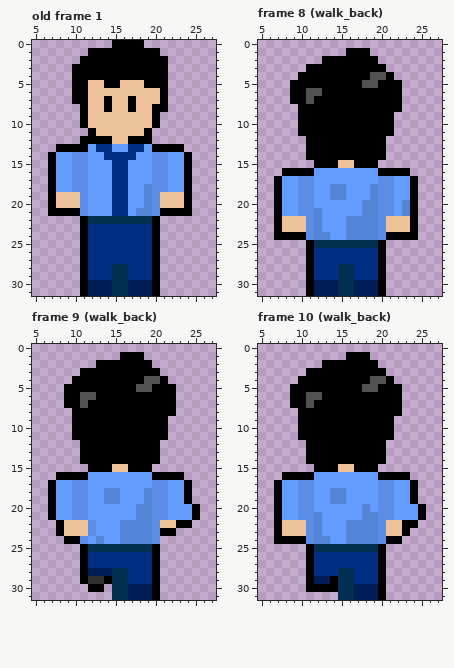
Two states of a pixel-art file, Art/Aseprite/Minseo.aseprite. Above, as it was before the edit.
32x32 pixels, 23 frames. Shown: old frame 1: x 5..27, y 0..31; frame 8 (walk_back): x 5..27, y 0..31; frame 9 (walk_back): x 5..27, y 0..31; frame 10 (walk_back): x 5..27, y 0..31. The commit also changed other frames, which this record leaves out.
After the commit:
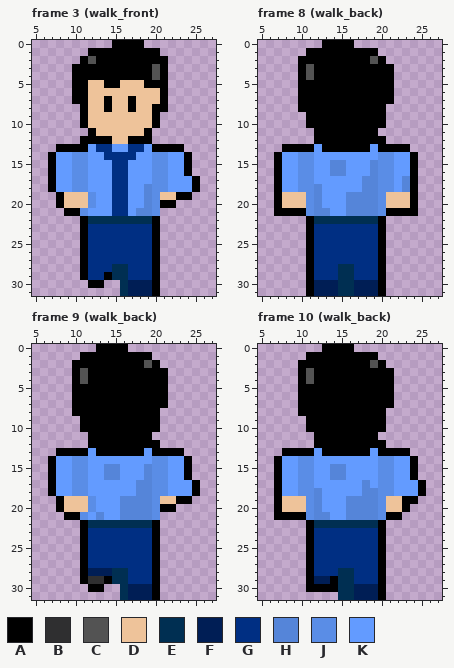
Palette (. is transparent): A #000000  B #2f2f30  C #535353  D #eec39a  E #002f52  F #001e55  G #002f83  H #5585d9  J #5a8de6  K #639bff
A new or re-ordered frame is compared with the old frame closest to it.
Change:
frames re-ordered
Frame 3 (walk_front) against old frame 1:
y 2: x 12 A -> C
y 3..4: x 20 A -> C
y 17..18: x 24..25 A. -> KA
y 19: x 7..8 AD -> .A; x 11..12 JK -> DJ; x 23 D -> A
y 20: x 7..8 AD -> .A; x 11..12 JK -> DJ; x 21..24 DDDA -> AA..
y 21: x 7..8 AA -> ..; x 21..24 AAAA -> ....
y 29: x 14 G -> A
y 30: x 11..15 AFFFE -> .AA..
y 31: x 11..15 AFFFE -> .....
Frame 8 (walk_back):
y 0: x 13..16 .... -> AAAA
y 1: x 11..15 ..... -> AAAAA; x 19 . -> A
y 2: x 10..12 ... -> AAA; x 19..20 A. -> CA
y 3: x 10..11 .A -> AC; x 21 . -> A
y 4: x 11 A -> C; x 19..20 CC -> AA
y 5: x 9 A -> .; x 18..19 CC -> AA; x 22 A -> .
y 6: x 9 A -> .; x 11..12 CC -> AA; x 22 A -> .
y 7: x 9 A -> .; x 11 C -> A; x 22 A -> .
y 8: x 21..22 AA -> ..
y 9..10: x 10 A -> .; x 21 A -> .
y 11: x 10..11 AA -> ..; x 20..21 AA -> ..
y 12: x 11 A -> .
y 13: x 8..10 ... -> AAA; x 12 A -> K; x 19 A -> K; x 21..23 ... -> AAA
y 14: x 7..24 ....AAAAAAAAAA.... -> AKKJJKKKKKKKKJJKKA
y 15: x 7..24 .....AAADDAAA..... -> AKKJJKKHHKKKHJJKKA
y 16: x 7..11 .AAAA -> AKKJJ; x 14..15 KK -> HH; x 19..24 KAAAA. -> HJJKKA
y 17: x 18..19 KK -> HH; x 23 K -> H
y 18: x 12 K -> H; x 14..15 HH -> KK; x 18 K -> H; x 23 K -> H
y 19: x 8..10 KKJ -> DDD; x 12 K -> H; x 14..18 HHKKK -> KKHHH; x 21..23 JKK -> DDD
y 20: x 8..10 KKJ -> DDD; x 12 K -> H; x 16..17 KK -> HH; x 21..23 JKH -> DDD
y 21: x 8..10 KKJ -> AAA; x 13 K -> H; x 16..17 KK -> HH; x 21..23 JKH -> AAA
y 22: x 7..24 ADDDJHKKKHHHHJDDDA -> ....AEEEEEEEEA....
y 23: x 7..24 ADDDJHKKKHHHHJDDDA -> ....AGGGGGGGGA....
y 24: x 7..24 AAAAJHHKKHHHHJAAAA -> ....AGGGGGGGGA....
y 25: x 12..19 EEEEEEEE -> GGGGGGGG
Frame 9 (walk_back):
y 0: x 13..16 .... -> AAAA
y 1: x 11..15 ..... -> AAAAA; x 19 . -> A
y 2: x 10..12 ... -> AAA; x 19..20 A. -> CA
y 3: x 10..11 .A -> AC; x 21 . -> A
y 4: x 11 A -> C; x 19..20 CC -> AA
y 5: x 9 A -> .; x 18..19 CC -> AA; x 22 A -> .
y 6: x 9 A -> .; x 11..12 CC -> AA; x 22 A -> .
y 7: x 9 A -> .; x 11 C -> A; x 22 A -> .
y 8: x 21..22 AA -> ..
y 9..10: x 10 A -> .; x 21 A -> .
y 11: x 10..11 AA -> ..; x 20..21 AA -> ..
y 12: x 11 A -> .
y 13: x 8..10 ... -> AAA; x 12 A -> K; x 19 A -> K; x 21..23 ... -> AAA
y 14: x 7..24 ....AAAAAAAAAA.... -> AKKJJKKKKKKKKJJKKA
y 15: x 7..24 .....AAADDAAA..... -> AKKJJKKHHKKKHJJKKA
y 16: x 7..11 .AAAA -> AKKJJ; x 14..15 KK -> HH; x 19..24 KAAAA. -> HJJKKA
y 17: x 18..19 KK -> HH; x 24..25 A. -> KA
y 18: x 14..15 HH -> KK; x 18 K -> H; x 24..25 A. -> KA
y 19: x 7..12 AKKJJK -> .ADDDJ; x 14..18 HHKKK -> KKHHH; x 21..23 JKK -> DDA
y 20: x 7..12 AKKJJK -> .ADDDJ; x 16..17 KK -> HH; x 21..25 JKKKA -> AA...
y 21: x 7..10 AKKJ -> ..AA; x 13 K -> H; x 16..17 KK -> HH; x 21..25 JKKKA -> .....
y 22: x 8..24 ADDDJKKKHHHHJDDAA -> ...AEEEEEEEEA....
y 23: x 8..22 ADDDJKKKHHHHJAA -> ...AGGGGGGGGA..
y 24: x 9..20 AAJKHKKHHHHJ -> ..AGGGGGGGGA
y 25: x 12..19 EEEEEEEE -> GGGGGGGG
y 30..31: x 15 E -> .
Frame 10 (walk_back):
y 0: x 13..16 .... -> AAAA
y 1: x 11..15 ..... -> AAAAA; x 19 . -> A
y 2: x 10..12 ... -> AAA; x 19..20 A. -> CA
y 3: x 10..11 .A -> AC; x 21 . -> A
y 4: x 11 A -> C; x 19..20 CC -> AA
y 5: x 9 A -> .; x 18..19 CC -> AA; x 22 A -> .
y 6: x 9 A -> .; x 11..12 CC -> AA; x 22 A -> .
y 7: x 9 A -> .; x 11 C -> A; x 22 A -> .
y 8: x 21..22 AA -> ..
y 9..10: x 10 A -> .; x 21 A -> .
y 11: x 10..11 AA -> ..; x 20..21 AA -> ..
y 12: x 11 A -> .
y 13: x 8..10 ... -> AAA; x 12 A -> K; x 19 A -> K; x 21..23 ... -> AAA
y 14: x 7..24 ....AAAAAAAAAA.... -> AKKJJKKKKKKKKJJKKA
y 15: x 7..24 .....AAADDAAA..... -> AKKJJKKHHKKKKJJKKA
y 16: x 7..11 .AAAA -> AKKJJ; x 14..15 KK -> HH; x 20..24 AAAA. -> JJKKA
y 17: x 18 K -> H; x 24..25 A. -> KA
y 18: x 12 K -> H; x 14..15 HH -> KK; x 18..19 KK -> HH; x 24..25 A. -> KA
y 19: x 8..10 KKJ -> DDD; x 12 K -> H; x 14..19 HHKKKK -> KKHHHH; x 21..23 JKK -> DDA
y 20: x 8..10 KKJ -> DDD; x 12 K -> H; x 16..17 KK -> HH; x 19 K -> H; x 21..25 JKKKA -> DDA..
y 21: x 8..10 KKJ -> AAA; x 13 K -> H; x 16..17 KK -> HH; x 21..25 JKKKA -> AA...
y 22: x 7..24 ADDDJHKKKHHHHJDDAA -> ....AEEEEEEEEA....
y 23: x 7..23 ADDDJHKKKHHHHJDDA -> ....AGGGGGGGGA...
y 24: x 7..22 AAAAJHHKKHHHHJAA -> ....AGGGGGGGGA..
y 25: x 12..19 EEEEEEEE -> GGGGGGGG
